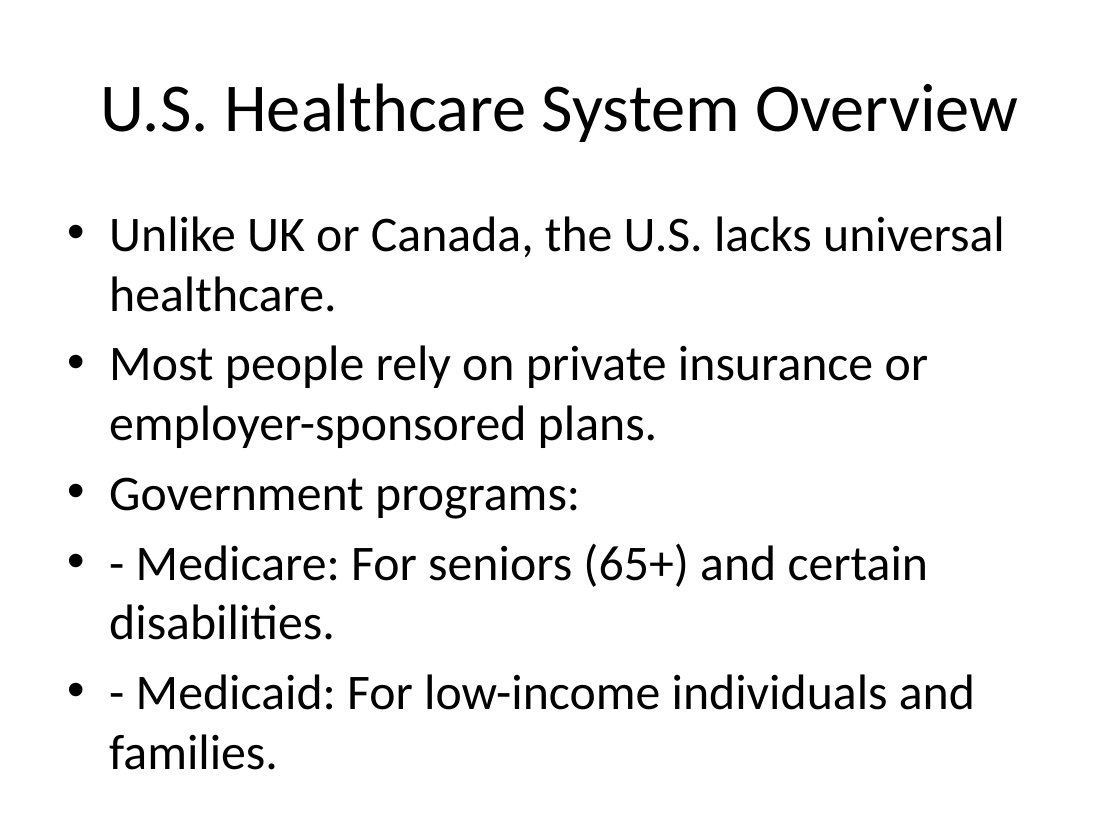
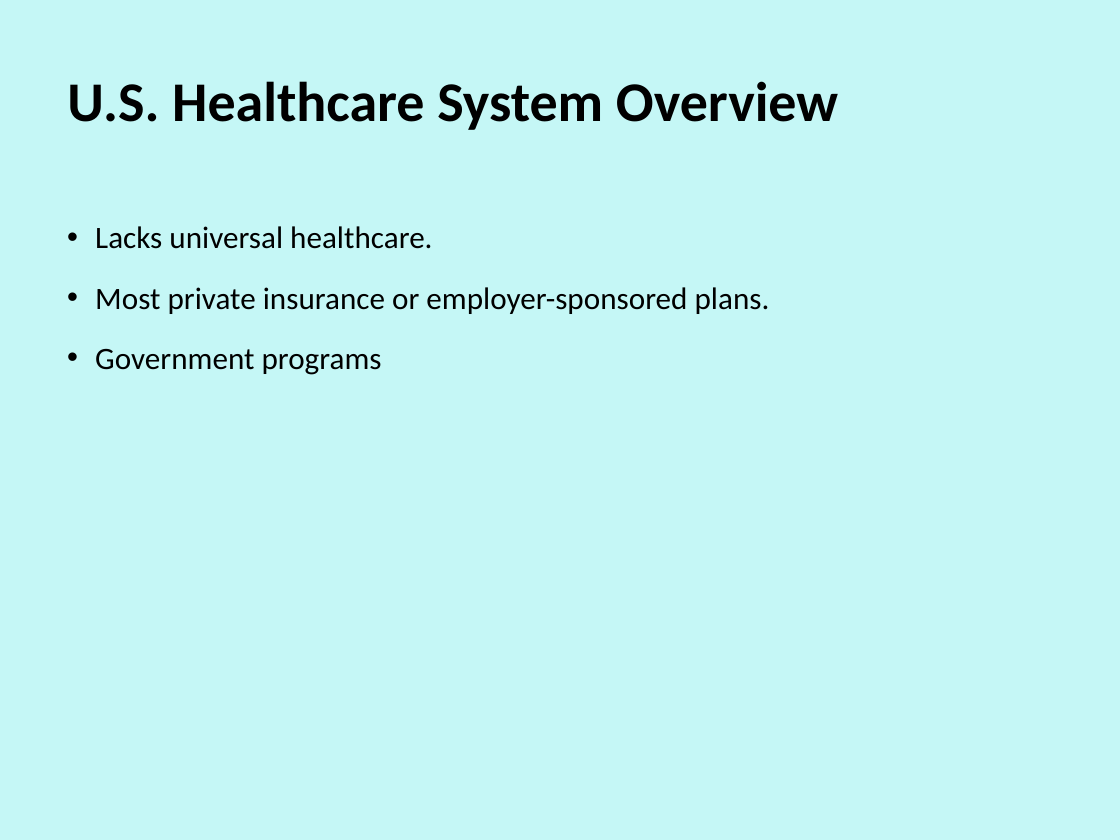
Before and after one commit to Navee090603/RRS, a slide deck: slide 2 of US_Healthcare_Overview.pptx (slide 1 before the commit). Drawn at 1120x840 pixels with LibreOffice and Linux fonts; fonts in the diff are those of the drawing. Boxes give left, top, right and bottom in pixels: in the first picture for what was removed or moved away, otherwise in the second. Text is boxed around its words. In the diff, an @@ line names an element or a change of style, - is before the commit and + after.

```diff
--- a/US_Healthcare_Overview.pptx
+++ b/US_Healthcare_Overview.pptx
@@ background #FFFFFF to #C5F7F6 @@
@@ title "U.S. Healthcare System Overview": place and size @@
-title "U.S. Healthcare System Overview" at [100, 83, 1018, 142]
+title "U.S. Healthcare System Overview" at [67, 81, 838, 130]
@@ title "U.S. Healthcare System Overview" at [67, 81, 838, 130]: size 44 to 36 pt, bold on; alignment centre to left; line spacing 1 to 0.9; vertical alignment middle to top @@
@@ text at [95, 226, 770, 375]: text changed; size 32 to 20 pt @@
-• Unlike UK or Canada, the U.S. lacks universal healthcare.
-• Most people rely on private insurance or employer-sponsored plans.
-• Government programs:
-• - Medicare: For seniors (65+) and certain disabilities.
-• - Medicaid: For low-income individuals and families.
+• Lacks universal healthcare.
+• Most private insurance or employer-sponsored plans.
+• Government programs
```
Also in this commit, not shown: 4 other slides changed, 1 slide added.
